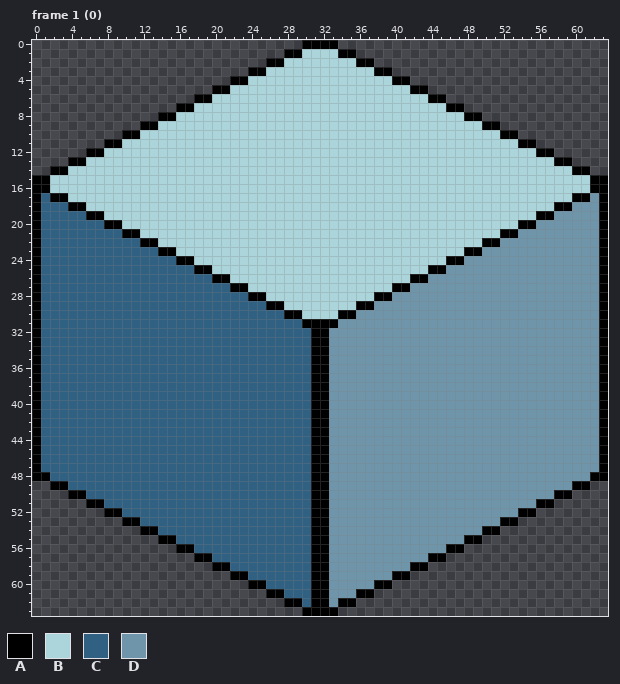
Edited in one commit: pixel-art file (libs/game-client/assets/tiles/placeholder-ground.aseprite). The first picture shows the starting point.
64x64 pixels, 2 frames. Shown: frame 1 (0). The commit also changed other frames, which this record leaves out.
Palette (. is transparent): A #000000  B #abd5da  C #306082  D #6e95a9
Pixels before, frame 1 (0), first column x 0:
 0 ..............................AAAA..............................
 1 ............................AABBBBAA............................
 2 ..........................AABBBBBBBBAA..........................
 3 ........................AABBBBBBBBBBBBAA........................
 4 ......................AABBBBBBBBBBBBBBBBAA......................
 5 ....................AABBBBBBBBBBBBBBBBBBBBAA....................
 6 ..................AABBBBBBBBBBBBBBBBBBBBBBBBAA..................
 7 ................AABBBBBBBBBBBBBBBBBBBBBBBBBBBBAA................
 8 ..............AABBBBBBBBBBBBBBBBBBBBBBBBBBBBBBBBAA..............
 9 ............AABBBBBBBBBBBBBBBBBBBBBBBBBBBBBBBBBBBBAA............
10 ..........AABBBBBBBBBBBBBBBBBBBBBBBBBBBBBBBBBBBBBBBBAA..........
11 ........AABBBBBBBBBBBBBBBBBBBBBBBBBBBBBBBBBBBBBBBBBBBBAA........
12 ......AABBBBBBBBBBBBBBBBBBBBBBBBBBBBBBBBBBBBBBBBBBBBBBBBAA......
13 ....AABBBBBBBBBBBBBBBBBBBBBBBBBBBBBBBBBBBBBBBBBBBBBBBBBBBBAA....
14 ..AABBBBBBBBBBBBBBBBBBBBBBBBBBBBBBBBBBBBBBBBBBBBBBBBBBBBBBBBAA..
15 AABBBBBBBBBBBBBBBBBBBBBBBBBBBBBBBBBBBBBBBBBBBBBBBBBBBBBBBBBBBBAA
16 AABBBBBBBBBBBBBBBBBBBBBBBBBBBBBBBBBBBBBBBBBBBBBBBBBBBBBBBBBBBBAA
17 ACAABBBBBBBBBBBBBBBBBBBBBBBBBBBBBBBBBBBBBBBBBBBBBBBBBBBBBBBBAADA
18 ACCCAABBBBBBBBBBBBBBBBBBBBBBBBBBBBBBBBBBBBBBBBBBBBBBBBBBBBAADDDA
19 ACCCCCAABBBBBBBBBBBBBBBBBBBBBBBBBBBBBBBBBBBBBBBBBBBBBBBBAADDDDDA
20 ACCCCCCCAABBBBBBBBBBBBBBBBBBBBBBBBBBBBBBBBBBBBBBBBBBBBAADDDDDDDA
21 ACCCCCCCCCAABBBBBBBBBBBBBBBBBBBBBBBBBBBBBBBBBBBBBBBBAADDDDDDDDDA
22 ACCCCCCCCCCCAABBBBBBBBBBBBBBBBBBBBBBBBBBBBBBBBBBBBAADDDDDDDDDDDA
23 ACCCCCCCCCCCCCAABBBBBBBBBBBBBBBBBBBBBBBBBBBBBBBBAADDDDDDDDDDDDDA
24 ACCCCCCCCCCCCCCCAABBBBBBBBBBBBBBBBBBBBBBBBBBBBAADDDDDDDDDDDDDDDA
25 ACCCCCCCCCCCCCCCCCAABBBBBBBBBBBBBBBBBBBBBBBBAADDDDDDDDDDDDDDDDDA
26 ACCCCCCCCCCCCCCCCCCCAABBBBBBBBBBBBBBBBBBBBAADDDDDDDDDDDDDDDDDDDA
27 ACCCCCCCCCCCCCCCCCCCCCAABBBBBBBBBBBBBBBBAADDDDDDDDDDDDDDDDDDDDDA
28 ACCCCCCCCCCCCCCCCCCCCCCCAABBBBBBBBBBBBAADDDDDDDDDDDDDDDDDDDDDDDA
29 ACCCCCCCCCCCCCCCCCCCCCCCCCAABBBBBBBBAADDDDDDDDDDDDDDDDDDDDDDDDDA
30 ACCCCCCCCCCCCCCCCCCCCCCCCCCCAABBBBAADDDDDDDDDDDDDDDDDDDDDDDDDDDA
31 ACCCCCCCCCCCCCCCCCCCCCCCCCCCCCAAAADDDDDDDDDDDDDDDDDDDDDDDDDDDDDA
32 ACCCCCCCCCCCCCCCCCCCCCCCCCCCCCCAADDDDDDDDDDDDDDDDDDDDDDDDDDDDDDA
33 ACCCCCCCCCCCCCCCCCCCCCCCCCCCCCCAADDDDDDDDDDDDDDDDDDDDDDDDDDDDDDA
34 ACCCCCCCCCCCCCCCCCCCCCCCCCCCCCCAADDDDDDDDDDDDDDDDDDDDDDDDDDDDDDA
35 ACCCCCCCCCCCCCCCCCCCCCCCCCCCCCCAADDDDDDDDDDDDDDDDDDDDDDDDDDDDDDA
36 ACCCCCCCCCCCCCCCCCCCCCCCCCCCCCCAADDDDDDDDDDDDDDDDDDDDDDDDDDDDDDA
37 ACCCCCCCCCCCCCCCCCCCCCCCCCCCCCCAADDDDDDDDDDDDDDDDDDDDDDDDDDDDDDA
38 ACCCCCCCCCCCCCCCCCCCCCCCCCCCCCCAADDDDDDDDDDDDDDDDDDDDDDDDDDDDDDA
39 ACCCCCCCCCCCCCCCCCCCCCCCCCCCCCCAADDDDDDDDDDDDDDDDDDDDDDDDDDDDDDA
40 ACCCCCCCCCCCCCCCCCCCCCCCCCCCCCCAADDDDDDDDDDDDDDDDDDDDDDDDDDDDDDA
41 ACCCCCCCCCCCCCCCCCCCCCCCCCCCCCCAADDDDDDDDDDDDDDDDDDDDDDDDDDDDDDA
42 ACCCCCCCCCCCCCCCCCCCCCCCCCCCCCCAADDDDDDDDDDDDDDDDDDDDDDDDDDDDDDA
43 ACCCCCCCCCCCCCCCCCCCCCCCCCCCCCCAADDDDDDDDDDDDDDDDDDDDDDDDDDDDDDA
44 ACCCCCCCCCCCCCCCCCCCCCCCCCCCCCCAADDDDDDDDDDDDDDDDDDDDDDDDDDDDDDA
45 ACCCCCCCCCCCCCCCCCCCCCCCCCCCCCCAADDDDDDDDDDDDDDDDDDDDDDDDDDDDDDA
46 ACCCCCCCCCCCCCCCCCCCCCCCCCCCCCCAADDDDDDDDDDDDDDDDDDDDDDDDDDDDDDA
47 ACCCCCCCCCCCCCCCCCCCCCCCCCCCCCCAADDDDDDDDDDDDDDDDDDDDDDDDDDDDDDA
48 AACCCCCCCCCCCCCCCCCCCCCCCCCCCCCAADDDDDDDDDDDDDDDDDDDDDDDDDDDDDAA
49 ..AACCCCCCCCCCCCCCCCCCCCCCCCCCCAADDDDDDDDDDDDDDDDDDDDDDDDDDDAA..
50 ....AACCCCCCCCCCCCCCCCCCCCCCCCCAADDDDDDDDDDDDDDDDDDDDDDDDDAA....
51 ......AACCCCCCCCCCCCCCCCCCCCCCCAADDDDDDDDDDDDDDDDDDDDDDDAA......
52 ........AACCCCCCCCCCCCCCCCCCCCCAADDDDDDDDDDDDDDDDDDDDDAA........
53 ..........AACCCCCCCCCCCCCCCCCCCAADDDDDDDDDDDDDDDDDDDAA..........
54 ............AACCCCCCCCCCCCCCCCCAADDDDDDDDDDDDDDDDDAA............
55 ..............AACCCCCCCCCCCCCCCAADDDDDDDDDDDDDDDAA..............
56 ................AACCCCCCCCCCCCCAADDDDDDDDDDDDDAA................
57 ..................AACCCCCCCCCCCAADDDDDDDDDDDAA..................
58 ....................AACCCCCCCCCAADDDDDDDDDAA....................
59 ......................AACCCCCCCAADDDDDDDAA......................
60 ........................AACCCCCAADDDDDAA........................
61 ..........................AACCCAADDDAA..........................
62 ............................AACAADAA............................
63 ..............................AAAA..............................
The result:
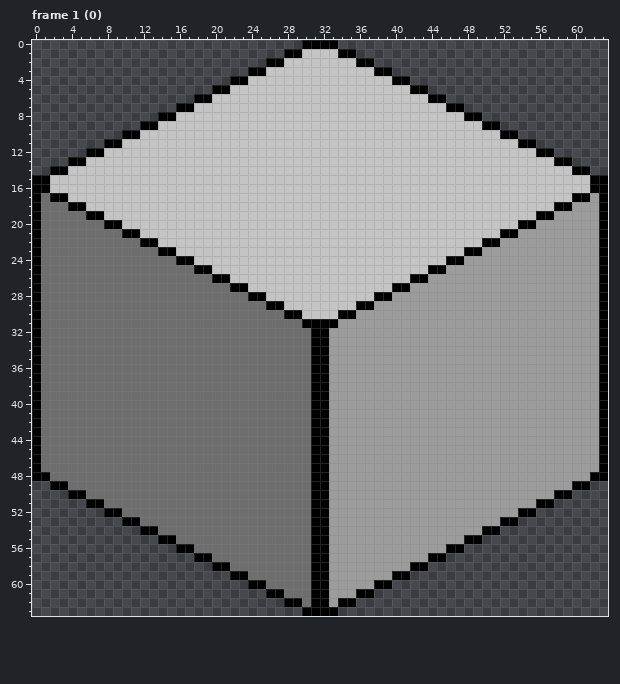
The exact change:
colour B: #abd5da -> #c4c4c5
colour C: #306082 -> #6e6e6e
colour D: #6e95a9 -> #9b9c9b
Changed places in both pictures, as pixel boxes (x1, y1, x2, y2):
changed: (41, 49, 599, 607)
